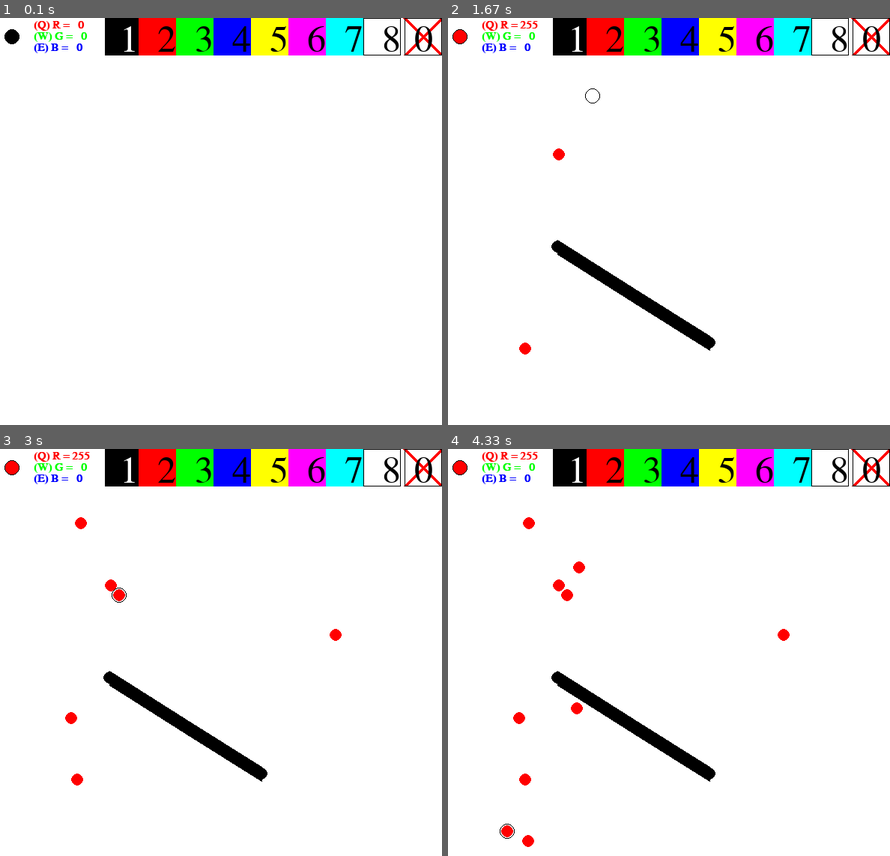
Above: before the commit, frames 1-4 (two rows, left to right).
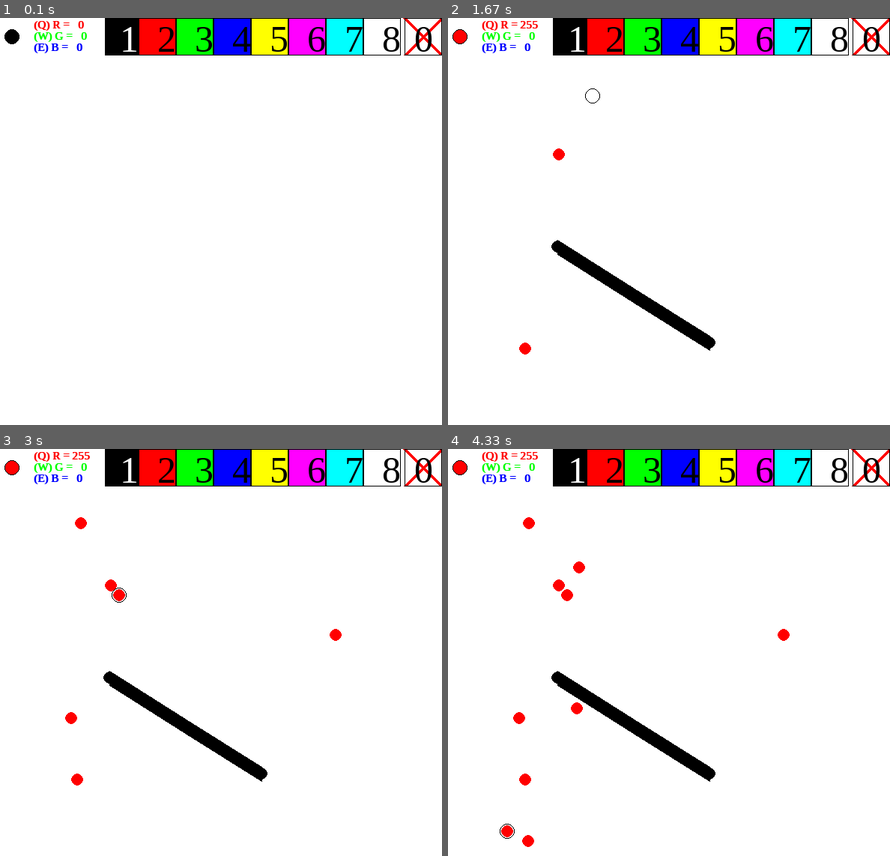
Above: after the commit, the same moments.

Repository: Alef-0/Pygame-Learning
Game: pygame game, started from draw/drawer.py
Two runs of this game, one before a commit and one after it. Both use one fixed random seed, a clock stepped at 60 frames per second and the inputs below.
Inputs (mouse positions are in pixels of both pictures, inside the frame that each line leads up to):
- Up to frame 1 (0.1 s): no input
- Up to frame 2 (1.67 s): press the mouse at (558, 245) at 0.37 s; move the mouse to (633, 294) at 0.47 s; release the mouse at (708, 343) at 0.6 s; tap 2 at 0.73, 1.03 s; click (523, 347) at 0.75 s; tap 3 at 0.82 s; click (558, 156) at 1.22 s; right-click (593, 95) at 1.55 s
- Up to frame 3 (3 s): click (335, 636) at 1.88 s; click (70, 717) at 2.22 s; click (79, 522) at 2.55 s; click (119, 595) at 2.88 s
- Up to frame 4 (4.33 s): click (527, 839) at 3.22 s; click (576, 709) at 3.55 s; click (580, 567) at 3.88 s; click (505, 831) at 4.22 s

The runs differ from the first frame. In frame 1, 1.1% of the frame differs, in the area x 7-98%, y 0-10%; in frame 2, 1.2%; in frame 3, 1.2%; in frame 4, 1.2%.

Commit message:
LAST I THINK

Diff:
--- a/draw/drawer.py
+++ b/draw/drawer.py
@@ -27,8 +27,8 @@
 last_mouse_pos = (0,0)
 green_flag,red_flag,blue_flag = False,False,False
 button_1_flag, button_2_flag = False,False
-fonte = font.Font(path.join(CWD,"times-roman.ttf"),15)
-numeros = font.Font(path.join(CWD,"times-roman.ttf"),50)
+fonte = font.SysFont("Times New Roman",15)
+numeros = font.SysFont("Times New Roman",50)
 fonte.bold = True
 loop = True
 
@@ -69,11 +69,11 @@
                 draw.rect(self.image, cores, Rect((start,0),(50,50)))
                 self.image.blit(numeros.render(f'{int((start-95)/50)}',True,BLACK),(start+25,0))
             elif cores == WHITE:
-                draw.rect(self.image, BLACK, Rect(start,0,50,50), 1)
                 self.image.blit(numeros.render(f'{int((start-95)/50)}',True,BLACK),(start+25,0))
             else:
                 draw.rect(self.image, BLACK, Rect(start,0,50,50))
                 self.image.blit(numeros.render(f'{int((start-95)/50)}',True,WHITE),(start+25,0))
+            draw.rect(self.image, BLACK, Rect(start,0,50,50), 1)
             start+=50
         draw.line(self.image,RED,(550,0),(600,50),5)
         draw.line(self.image,RED,(600,0),(550,50),5)
@@ -108,7 +108,7 @@
             elif evento.button == 4:
                 if radius < 25: radius+=1
             elif evento.button == 5:
-                if radius > 0: radius-=1
+                if radius > 1: radius-=1
         elif evento.type == py.MOUSEBUTTONUP:
             if evento.button == 1: button_1_flag = False
             elif evento.button == 3: button_2_flag = False
@@ -125,15 +125,16 @@
     #update
     clock.tick()
     group.update()
+    display.set_caption(f'Draw game FPS:{int(clock.get_fps())}')
     #Draw:
+    mouse_pos = mouse.get_pos()
     if button_1_flag:
-        mouse_pos = mouse.get_pos()
         if last_mouse_pos == mouse_pos: draw.circle(paint,color,last_mouse_pos,radius-2) # O -2 suaviza as linhas
-        else: draw.line(paint,color,last_mouse_pos,mouse_pos,radius*2); last_mouse_pos = mouse_pos
+        else: draw.line(paint,color,last_mouse_pos,mouse_pos,radius*2)
     elif button_2_flag:
-        mouse_pos = mouse.get_pos()
         if last_mouse_pos == mouse_pos: draw.circle(paint,WHITE,last_mouse_pos,radius-2) # O -2 suaviza as linhas
-        else: draw.line(paint,WHITE,last_mouse_pos,mouse_pos,radius*2); last_mouse_pos = mouse_pos
+        else: draw.line(paint,WHITE,last_mouse_pos,mouse_pos,radius*2)
+    last_mouse_pos = mouse_pos
     screen.blit(paint,paint_rect)
     screen.blit(cursor.image,cursor.rect)
     screen.blit(menu.image,menu.rect)
